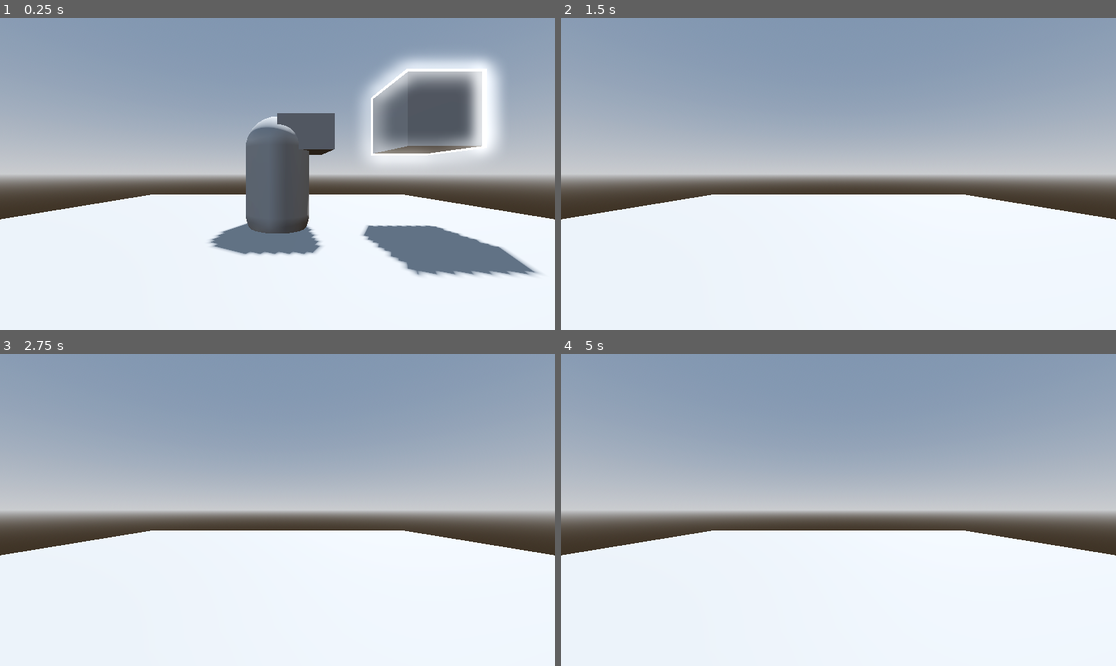
Above: before the commit, frames 1-4 (two rows, left to right).
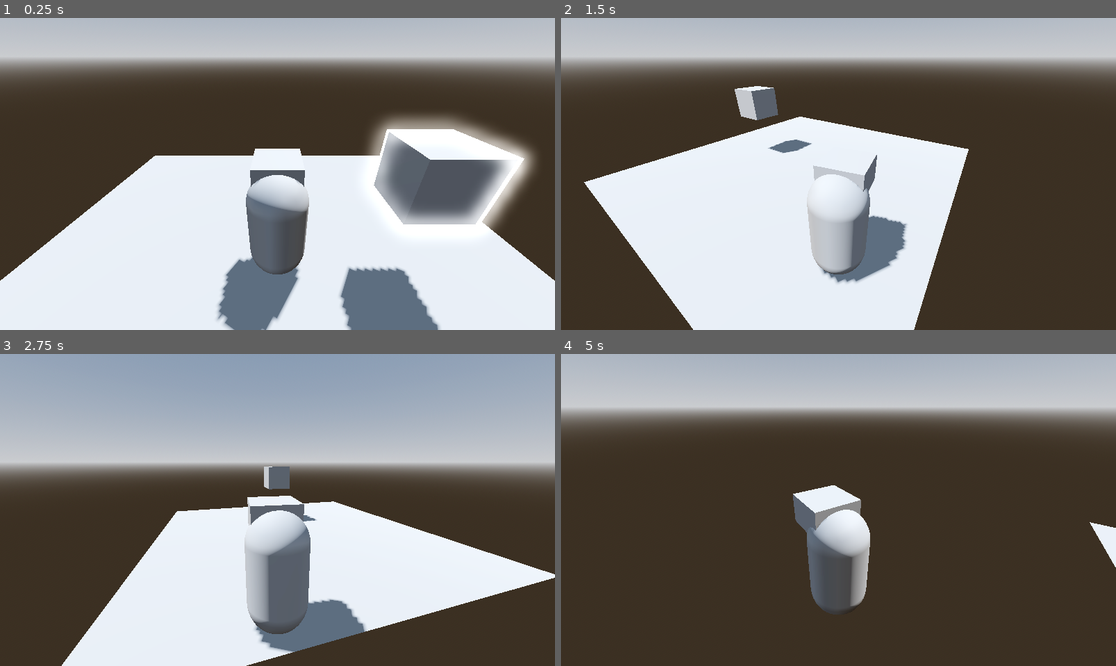
Above: after the commit, the same moments.

Repository: ainyafzaldev/3d_inventory
Game: Godot game, scene res://test_scene.tscn
The game is run twice, just before and just after one commit, with the same random seed, the same clock (stepped at 60 frames per second) and the same inputs. Before the commit the project has no main scene; this scene is started directly in both runs.
Inputs (mouse positions are in pixels of both pictures, inside the frame that each line leads up to):
- Up to frame 1 (0.25 s): no input
- Up to frame 2 (1.5 s): tap Enter (ui_accept) at 0.5, 0.6, 0.77, 1.07 s; move the mouse to (960, 158) at 0.52 s; hold Right (ui_right) 0.53-1.28 s; move the mouse to (727, 189) at 1.27 s; hold Down (ui_down) from 1.28 s (still down); tap F (Interact) at 1.35 s
- Up to frame 3 (2.75 s): tap Enter (ui_accept) at 1.52, 1.55, 1.82, 2.1 s; move the mouse to (333, 441) at 2.02 s; release Down (ui_down) at 2.03 s; hold Right (ui_right) from 2.03 s (still down)
- Up to frame 4 (5 s): move the mouse to (810, 572) at 2.77 s; release Right (ui_right) at 2.78 s; hold Up (ui_up) 2.78-3.53 s; tap F (Interact) at 2.85, 4.35 s; tap Enter (ui_accept) at 3.02, 3.05, 3.32, 3.6, 3.77, 4.07, 4.52, 4.55, 4.82 s; move the mouse to (1005, 556) at 3.52 s; hold Left (ui_left) from 3.53 s (still down); tap Escape (ui_cancel) at 4.15 s; move the mouse to (672, 463) at 4.27 s

The runs differ from the first frame. In frame 1, 71% of the frame differs, in the area x 0-100%, y 0-100%; in frame 2, 79%; in frame 3, 56%; in frame 4, 97%.

Commit message:
basic camera movement

Diff:
--- a/Player/PlayerController.gd
+++ b/Player/PlayerController.gd
@@ -1,15 +1,46 @@
 extends CharacterBody3D
-
+# camera movements from youtube tut by bramwell
 
 const SPEED = 5.0
 const JUMP_VELOCITY = 4.5
 
+var mouse_sensitivity := 0.001
+var vertical_input := 0.0 # pitch
+var horizontal_input := 0.0 #twist
+
+@onready var horizontal_pivot := $HorizontalPivot
+@onready var vertical_pivot := $HorizontalPivot/VerticalPivot
+
+func _ready() -> void:
+	Input.set_mouse_mode(Input.MOUSE_MODE_CAPTURED)
+
+func _unhandled_input(event: InputEvent) -> void:
+	if event is InputEventMouseMotion:
+		if Input.get_mouse_mode() == Input.MOUSE_MODE_CAPTURED:
+			horizontal_input = - event.relative.x * mouse_sensitivity
+			vertical_input = - event.relative.y * mouse_sensitivity
+			horizontal_pivot.rotate_y(horizontal_input)
+			rotate_y(deg_to_rad(-event.relative.x) * 0.5)
+			vertical_pivot.rotate_x(vertical_input)
+			vertical_pivot.rotation.x = clamp(
+				vertical_pivot.rotation.x,
+				deg_to_rad(-30),
+				deg_to_rad(30)
+			)
+		vertical_input = 0.0
+		horizontal_input = 0.0
 
 func _physics_process(delta: float) -> void:
 	# Add the gravity.
 	if not is_on_floor():
 		velocity += get_gravity() * delta
 
+	# allow mouse to excape to quit
+	if Input.is_action_just_pressed("ui_cancel"):
+		Input.set_mouse_mode(Input.MOUSE_MODE_VISIBLE)
+	if (Input.get_mouse_mode() == Input.MOUSE_MODE_VISIBLE):
+		move_and_slide()
+		return
 	# Handle jump.
 	if Input.is_action_just_pressed("ui_accept") and is_on_floor():
 		velocity.y = JUMP_VELOCITY
@@ -17,12 +48,12 @@
 	# Get the input direction and handle the movement/deceleration.
 	# As good practice, you should replace UI actions with custom gameplay actions.
 	var input_dir := Input.get_vector("ui_left", "ui_right", "ui_up", "ui_down")
-	var direction := (transform.basis * Vector3(input_dir.x, 0, input_dir.y)).normalized()
+
+	var direction = (transform.basis * Vector3(input_dir.x, 0, input_dir.y)).normalized()
 	if direction:
 		velocity.x = direction.x * SPEED
 		velocity.z = direction.z * SPEED
 	else:
 		velocity.x = move_toward(velocity.x, 0, SPEED)
 		velocity.z = move_toward(velocity.z, 0, SPEED)
-
 	move_and_slide()
--- /dev/null
+++ b/PlayerMovement.gd
@@ -0,0 +1,44 @@
+extends CharacterBody3D
+# based on git repo from bonkahe
+
+@export var CameraContainerNode : Node3D
+@export var VerticalRotationSpeed : float = 0.01
+@export var HorizontalRotationSpeed : float = 0.5
+
+const SPEED = 5.0
+const JUMP_VELOCITY = 4.5
+
+func _input(event: InputEvent) -> void:
+	# for camera movement
+	if (event.is_action_pressed("ui_cancel")):
+		Input.mouse_mode = Input.MOUSE_MODE_CAPTURED if (Input.mouse_mode == Input.MOUSE_MODE_VISIBLE) else Input.MOUSE_MODE_VISIBLE
+
+	if (event is InputEventMouseMotion and Input.mouse_mode == Input.MOUSE_MODE_CAPTURED):
+		rotate_y(deg_to_rad(-event.relative.x) * HorizontalRotationSpeed)
+		CameraContainerNode.rotation.x = clamp(CameraContainerNode.rotation.x - event.relative.y * VerticalRotationSpeed, deg_to_rad(-20), deg_to_rad(50))
+
+
+func _physics_process(delta: float) -> void:
+	# Add the gravity.
+	if not is_on_floor():
+		velocity += get_gravity() * delta
+	if (Input.mouse_mode == Input.MOUSE_MODE_VISIBLE):
+		move_and_slide()
+		return
+
+	# Handle jump.
+	if Input.is_action_just_pressed("ui_accept") and is_on_floor():
+		velocity.y = JUMP_VELOCITY
+
+	# Get the input direction and handle the movement/deceleration.
+	# As good practice, you should replace UI actions with custom gameplay actions.
+	var input_dir := Input.get_vector("ui_left", "ui_right", "ui_up", "ui_down")
+	var direction := (transform.basis * Vector3(input_dir.x, 0, input_dir.y)).normalized()
+	if direction:
+		velocity.x = direction.x * SPEED
+		velocity.z = direction.z * SPEED
+	else:
+		velocity.x = move_toward(velocity.x, 0, SPEED)
+		velocity.z = move_toward(velocity.z, 0, SPEED)
+
+	move_and_slide()
--- a/project.godot
+++ b/project.godot
@@ -11,6 +11,7 @@
 [application]
 
 config/name="3DInventory"
+run/main_scene="uid://dhbtwquigvuid"
 config/use_custom_user_dir=true
 config/features=PackedStringArray("4.4", "Forward Plus")
 config/icon="res://icon.svg"
@@ -61,6 +62,10 @@
 ]
 }
 
+[physics]
+
+3d/default_gravity_vector=Vector3(0, 0, 0)
+
 [rendering]
 
 lights_and_shadows/directional_shadow/soft_shadow_filter_quality=3
--- a/test_scene.tscn
+++ b/test_scene.tscn
@@ -18,7 +18,11 @@
 tonemap_mode = 2
 glow_enabled = true
 
+[sub_resource type="StandardMaterial3D" id="StandardMaterial3D_coq8p"]
+albedo_color = Color(0.560955, 0.560955, 0.560955, 1)
+
 [sub_resource type="PlaneMesh" id="PlaneMesh_6adnx"]
+material = SubResource("StandardMaterial3D_coq8p")
 size = Vector2(10, 10)
 
 [sub_resource type="CapsuleMesh" id="CapsuleMesh_6adnx"]
@@ -47,16 +51,14 @@
 environment = SubResource("Environment_ia1lp")
 
 [node name="DirectionalLight3D" type="DirectionalLight3D" parent="."]
-transform = Transform3D(-0.866023, -0.433016, 0.250001, 0, 0.499998, 0.866027, -0.500003, 0.749999, -0.43301, 0, 6.20719, 0)
+transform = Transform3D(-0.866024, -0.433016, 0.250001, 0, 0.499998, 0.866026, -0.500003, 0.749999, -0.43301, -9.32776, 6.20719, 2.83448)
 shadow_enabled = true
-
-[node name="Camera3D" type="Camera3D" parent="."]
-transform = Transform3D(1, 0, 0, 0, 1, 0, 0, 0, 1, 0, 0.817466, 3.23204)
 
 [node name="Floor" type="MeshInstance3D" parent="."]
 mesh = SubResource("PlaneMesh_6adnx")
 
 [node name="CharacterBody3D" type="CharacterBody3D" parent="."]
+top_level = true
 axis_lock_angular_x = true
 axis_lock_angular_y = true
 axis_lock_angular_z = true
@@ -69,14 +71,16 @@
 [node name="CollisionShape3D" type="CollisionShape3D" parent="CharacterBody3D"]
 transform = Transform3D(1, 0, 0, 0, 1, 0, 0, 0, 1, 0, 1, 0)
 shape = SubResource("ConvexPolygonShape3D_6adnx")
+debug_color = Color(0, 0.278431, 0.329412, 0.843137)
 
 [node name="MeshInstance3D2" type="MeshInstance3D" parent="CharacterBody3D"]
-transform = Transform3D(1, 0, 0, 0, 1, 0, 0, 0, 1, 0.4, 1.7, 0)
+transform = Transform3D(1, 0, 0, 0, 1, 0, 0, 0, 1, 0, 1.82654, -0.372338)
 mesh = SubResource("BoxMesh_6adnx")
 
 [node name="CollisionShape3D2" type="CollisionShape3D" parent="CharacterBody3D"]
-transform = Transform3D(1, 0, 0, 0, 1, 0, 0, 0, 1, 0.4, 1.7, 0)
+transform = Transform3D(1, 0, 0, 0, 1, 0, 0, 0, 1, 0, 1.81724, -0.365104)
 shape = SubResource("ConvexPolygonShape3D_uhqqe")
+debug_color = Color(0, 0.358585, 0.422965, 0.92549)
 
 [node name="InteractionArea" type="Area3D" parent="CharacterBody3D"]
 collision_layer = 0
@@ -87,6 +91,14 @@
 [node name="CollisionShape3D" type="CollisionShape3D" parent="CharacterBody3D/InteractionArea"]
 shape = SubResource("SphereShape3D_uhqqe")
 
+[node name="HorizontalPivot" type="Node3D" parent="CharacterBody3D"]
+
+[node name="VerticalPivot" type="Node3D" parent="CharacterBody3D/HorizontalPivot"]
+transform = Transform3D(1, 0, 0, 0, 0.866025, 0.5, 0, -0.5, 0.866025, 0, 2, 0)
+
+[node name="Camera3D" type="Camera3D" parent="CharacterBody3D/HorizontalPivot/VerticalPivot"]
+transform = Transform3D(1, 0, 0, 0, 1, 0, 0, 0, 1, 0, 0, 3)
+
 [node name="ItemTestCube" parent="." instance=ExtResource("4_coq8p")]
 transform = Transform3D(1, 0, 0, 0, 1, 0, 0, 0, 1, 2.25323, 1.97633, 0)
 
Not shown, added: PlayerMovement.gd.uid
Not shown: 1 places in test_scene.tscn that only renumber resources
